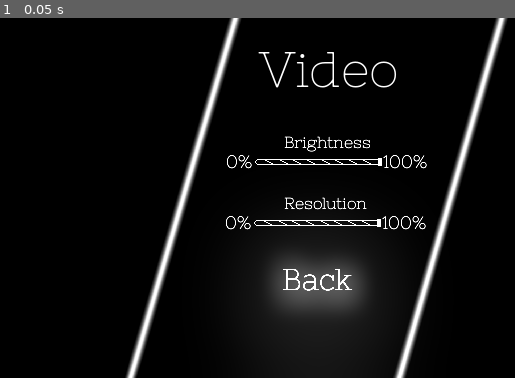
Above: before the commit, frame 1.
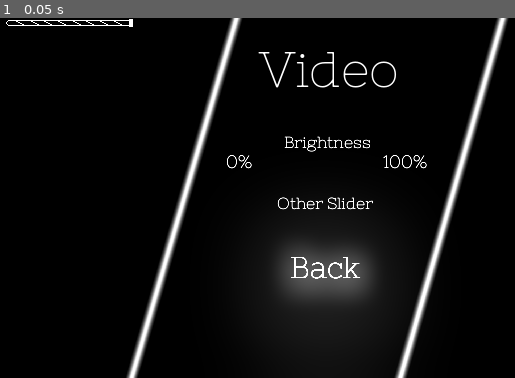
Above: after the commit, the same moment.

Repository: epimetheusgames/EyeSore
Game: Godot game, scene res://VideoMenu.tscn
Same seed, same stepped clock (60 frames per second), same inputs: the game is played once before the commit and once after it. This scene is started directly instead of the project's main scene.
Inputs:
- Up to frame 1 (0.05 s): no input

The runs differ from the first frame. In frame 1, 6.3% of the frame differs, in the area x 1-99%, y 0-100%.
Error after the commit: Invalid call. Nonexistent function 'Set_Screen_Brightness' in base 'Viewport'. (res://VideoMenu.gd:8)

Commit message:
Crudely added a brightness functionality (yummy rectangle), unsaved, and sliders are broken

Diff:
--- a/OGPC_Project_Native_Directory/MainMenu.tscn
+++ b/OGPC_Project_Native_Directory/MainMenu.tscn
@@ -12,30 +12,7 @@
 [sub_resource type="ShaderMaterial" id=2]
 shader = SubResource( 1 )
 
-[sub_resource type="Shader" id=3]
-code = "shader_type canvas_item;
-
-uniform float brightness = 0.5;
-uniform float contrast = 1.0;
-uniform float saturation = 1.0;
-
-uniform sampler2D vp;
-
-void fragment() {
-	vec3 c = textureLod(vp, SCREEN_UV, 0.0).rgb;
-
-        c.rgb = mix(vec3(0.0), c.rgb, brightness);
-        c.rgb = mix(vec3(0.5), c.rgb, contrast);
-        c.rgb = mix(vec3(dot(vec3(1.0), c.rgb)*0.33333), c.rgb, saturation);
-
-        COLOR.rgb = c;
-	}"
-
 [sub_resource type="ShaderMaterial" id=4]
-shader = SubResource( 3 )
-shader_param/brightness = 0.5
-shader_param/contrast = 1.0
-shader_param/saturation = 1.0
 
 [node name="MainMenuRootNode" type="Node2D"]
 pause_mode = 2
@@ -63,7 +40,14 @@
 [node name="Shooting_SFX_Player" parent="." instance=ExtResource( 6 )]
 bus = "SFX"
 
-[node name="ColorRect" type="ColorRect" parent="."]
+[node name="CanvasLayer" type="CanvasLayer" parent="."]
+layer = 9
+follow_viewport_enable = true
+
+[node name="ColorRect" type="ColorRect" parent="CanvasLayer"]
 material = SubResource( 4 )
-margin_right = 40.0
-margin_bottom = 40.0
+margin_left = -3058.0
+margin_top = -1819.0
+margin_right = 3689.0
+margin_bottom = 2313.0
+color = Color( 0, 0, 0, 0 )
--- a/OGPC_Project_Native_Directory/MainMenuHandler.gd
+++ b/OGPC_Project_Native_Directory/MainMenuHandler.gd
@@ -69,6 +69,9 @@
 	get_tree().paused = false
 	add_child(MenuOptions.instance())
 
+func Set_Screen_Brightness(brightness):
+	$CanvasLayer/ColorRect.color = Color(0, 0, 0, brightness)
+
 func Play_Grass_Area_Music():
 	$Grass_Area_Music_Player.play()
 
--- a/OGPC_Project_Native_Directory/MenuOptions.tscn
+++ b/OGPC_Project_Native_Directory/MenuOptions.tscn
@@ -25,10 +25,13 @@
 [sub_resource type="Environment" id=3]
 background_mode = 4
 glow_enabled = true
+glow_levels/1 = true
+glow_levels/2 = true
+glow_levels/4 = true
+glow_levels/6 = true
+glow_levels/7 = true
 glow_intensity = 0.1
 glow_blend_mode = 0
-glow_bicubic_upscale = true
-glow_high_quality = true
 adjustment_enabled = true
 adjustment_saturation = 0.01
 
@@ -75,11 +78,10 @@
 [node name="WorldEnvironment" type="WorldEnvironment" parent="."]
 environment = SubResource( 3 )
 
-[node name="Camera2D" type="Camera2D" parent="."]
-z_index = -6
-current = true
-zoom = Vector2( 5, 5 )
-
 [node name="Load_Functionality" type="Node2D" parent="."]
 script = ExtResource( 3 )
 load_saved_game = false
+
+[node name="Camera2D" type="Camera2D" parent="."]
+current = true
+zoom = Vector2( 5, 5 )
--- a/OGPC_Project_Native_Directory/OptionsMenu.tscn
+++ b/OGPC_Project_Native_Directory/OptionsMenu.tscn
@@ -8,18 +8,6 @@
 
 [sub_resource type="ShaderMaterial" id=2]
 shader = SubResource( 1 )
-
-[sub_resource type="ProceduralSky" id=10]
-
-[sub_resource type="Environment" id=3]
-background_mode = 2
-background_sky = SubResource( 10 )
-glow_enabled = true
-glow_intensity = 0.1
-glow_blend_mode = 0
-glow_hdr_luminance_cap = 16.83
-glow_bicubic_upscale = true
-glow_high_quality = true
 
 [sub_resource type="DynamicFont" id=9]
 size = 250
@@ -45,6 +33,21 @@
 size = 180
 font_data = ExtResource( 1 )
 
+[sub_resource type="Environment" id=10]
+background_mode = 4
+glow_enabled = true
+glow_levels/1 = true
+glow_levels/2 = true
+glow_levels/4 = true
+glow_levels/6 = true
+glow_levels/7 = true
+glow_intensity = 0.1
+glow_blend_mode = 0
+glow_bicubic_upscale = true
+glow_high_quality = true
+adjustment_enabled = true
+adjustment_saturation = 0.01
+
 [node name="OptionsMenu" type="Node2D"]
 material = SubResource( 2 )
 script = ExtResource( 2 )
@@ -55,9 +58,6 @@
 texture = ExtResource( 3 )
 offset = Vector2( 1640.27, 234.06 )
 
-[node name="WorldEnvironment" type="WorldEnvironment" parent="."]
-environment = SubResource( 3 )
-
 [node name="Title" type="Label" parent="."]
 margin_left = 255.0
 margin_top = -430.0
@@ -67,7 +67,7 @@
 text = "Settings"
 
 [node name="Label" type="Label" parent="."]
-modulate = Color( 2, 2, 2, 1 )
+modulate = Color( 2.00392, 2, 2, 1 )
 margin_left = 96.0
 margin_top = -63.0
 margin_right = 1496.0
@@ -118,3 +118,6 @@
 position = Vector2( 649, 336 )
 current = true
 zoom = Vector2( 5, 5 )
+
+[node name="WorldEnvironment" type="WorldEnvironment" parent="."]
+environment = SubResource( 10 )
--- a/OGPC_Project_Native_Directory/Player.tscn
+++ b/OGPC_Project_Native_Directory/Player.tscn
@@ -18,21 +18,6 @@
 atlas = ExtResource( 6 )
 region = Rect2( 192, 0, 16, 16 )
 
-[sub_resource type="AtlasTexture" id=87]
-flags = 1
-atlas = ExtResource( 12 )
-region = Rect2( 0, 0, 16, 16 )
-
-[sub_resource type="AtlasTexture" id=88]
-flags = 1
-atlas = ExtResource( 12 )
-region = Rect2( 16, 0, 16, 16 )
-
-[sub_resource type="AtlasTexture" id=89]
-flags = 1
-atlas = ExtResource( 12 )
-region = Rect2( 32, 0, 16, 16 )
-
 [sub_resource type="AtlasTexture" id=85]
 flags = 1
 atlas = ExtResource( 6 )
@@ -192,36 +177,6 @@
 flags = 1
 atlas = ExtResource( 6 )
 region = Rect2( 176, 0, 16, 16 )
-
-[sub_resource type="AtlasTexture" id=78]
-flags = 1
-atlas = ExtResource( 11 )
-region = Rect2( 0, 0, 16, 16 )
-
-[sub_resource type="AtlasTexture" id=79]
-flags = 1
-atlas = ExtResource( 11 )
-region = Rect2( 16, 0, 16, 16 )
-
-[sub_resource type="AtlasTexture" id=80]
-flags = 1
-atlas = ExtResource( 11 )
-region = Rect2( 32, 0, 16, 16 )
-
-[sub_resource type="AtlasTexture" id=90]
-flags = 1
-atlas = ExtResource( 12 )
-region = Rect2( 48, 0, 16, 16 )
-
-[sub_resource type="AtlasTexture" id=91]
-flags = 1
-atlas = ExtResource( 12 )
-region = Rect2( 64, 0, 16, 16 )
-
-[sub_resource type="AtlasTexture" id=92]
-flags = 1
-atlas = ExtResource( 12 )
-region = Rect2( 80, 0, 16, 16 )
 
 [sub_resource type="SpriteFrames" id=1]
 animations = [ {
@@ -229,27 +184,22 @@
 "loop": true,
 "name": "Idle_Left",
 "speed": 5.0
+}, {
+"frames": [ SubResource( 85 ) ],
+"loop": true,
+"name": "Idle_Right",
+"speed": 5.0
+}, {
+"frames": [ SubResource( 78 ), SubResource( 79 ), SubResource( 80 ) ],
+"loop": false,
+"name": "Jumping_Center",
+"speed": 15.0
 }, {
 "frames": [ SubResource( 87 ), SubResource( 88 ), SubResource( 89 ) ],
 "loop": false,
 "name": "Jumping_Left",
 "speed": 15.0
 }, {
-"frames": [ SubResource( 85 ) ],
-"loop": true,
-"name": "Idle_Right",
-"speed": 5.0
-}, {
-"frames": [ SubResource( 78 ), SubResource( 79 ), SubResource( 80 ) ],
-"loop": false,
-"name": "Jumping_Center",
-"speed": 15.0
-}, {
-"frames": [ SubResource( 87 ), SubResource( 88 ), SubResource( 89 ) ],
-"loop": false,
-"name": "Jumping_Left",
-"speed": 15.0
-}, {
 "frames": [ SubResource( 90 ), SubResource( 91 ), SubResource( 92 ) ],
 "loop": false,
 "name": "Jumping_Right",
@@ -264,16 +214,6 @@
 "loop": true,
 "name": "Walking_Right",
 "speed": 14.0
-}, {
-"frames": [ SubResource( 78 ), SubResource( 79 ), SubResource( 80 ) ],
-"loop": false,
-"name": "Jumping_Center",
-"speed": 15.0
-}, {
-"frames": [ SubResource( 90 ), SubResource( 91 ), SubResource( 92 ) ],
-"loop": false,
-"name": "Jumping_Right",
-"speed": 15.0
 } ]
 
 [node name="Player_Body" type="KinematicBody2D"]
--- a/OGPC_Project_Native_Directory/Slider.gd
+++ b/OGPC_Project_Native_Directory/Slider.gd
@@ -2,7 +2,7 @@
 
 
 func get_value():
-	return $HSlider.value
+	return $CanvasLayer/HSlider.value
 
 func set_value(value):
-	$HSlider.value = value
+	$CanvasLayer/HSlider.value = value
--- a/OGPC_Project_Native_Directory/Slider.tscn
+++ b/OGPC_Project_Native_Directory/Slider.tscn
@@ -4,6 +4,11 @@
 [ext_resource path="res://AudioAssets/OGPC-Slider-Tick.png" type="Texture" id=2]
 [ext_resource path="res://Fonts/PTMono-Regular.ttf" type="DynamicFontData" id=3]
 [ext_resource path="res://Slider.gd" type="Script" id=4]
+
+[sub_resource type="DynamicFont" id=4]
+size = 18
+outline_color = Color( 2, 2, 2, 1 )
+font_data = ExtResource( 3 )
 
 [sub_resource type="StyleBoxTexture" id=1]
 texture = ExtResource( 1 )
@@ -13,27 +18,8 @@
 
 [sub_resource type="StyleBoxTexture" id=3]
 
-[sub_resource type="DynamicFont" id=4]
-size = 18
-outline_color = Color( 2, 2, 2, 1 )
-font_data = ExtResource( 3 )
-
 [node name="Slider" type="Node2D"]
 script = ExtResource( 4 )
-
-[node name="HSlider" type="HSlider" parent="."]
-margin_left = 19.0
-margin_top = -1.0
-margin_right = 147.0
-margin_bottom = 11.0
-custom_icons/grabber_highlight = ExtResource( 2 )
-custom_icons/grabber = ExtResource( 2 )
-custom_styles/slider = SubResource( 1 )
-custom_styles/grabber_area_highlight = SubResource( 2 )
-custom_styles/grabber_area = SubResource( 3 )
-value = 100.0
-allow_greater = true
-allow_lesser = true
 
 [node name="Label" type="Label" parent="."]
 modulate = Color( 2, 2, 2, 1 )
@@ -54,3 +40,21 @@
 rect_pivot_offset = Vector2( -179, -41 )
 custom_fonts/font = SubResource( 4 )
 text = "100%"
+
+[node name="CanvasLayer" type="CanvasLayer" parent="."]
+layer = 10
+follow_viewport_enable = true
+
+[node name="HSlider" type="HSlider" parent="CanvasLayer"]
+margin_left = 19.0
+margin_top = -1.0
+margin_right = 147.0
+margin_bottom = 11.0
+custom_icons/grabber_highlight = ExtResource( 2 )
+custom_icons/grabber = ExtResource( 2 )
+custom_styles/slider = SubResource( 1 )
+custom_styles/grabber_area_highlight = SubResource( 2 )
+custom_styles/grabber_area = SubResource( 3 )
+value = 100.0
+allow_greater = true
+allow_lesser = true
--- a/OGPC_Project_Native_Directory/VideoMenu.gd
+++ b/OGPC_Project_Native_Directory/VideoMenu.gd
@@ -4,3 +4,5 @@
 func _process(delta):
 	if Input.is_action_just_pressed("ui_accept"):
 		get_parent().Open_Options_Menu(self)
+
+	get_parent().Set_Screen_Brightness($Slider.get_value()/100)
--- a/OGPC_Project_Native_Directory/VideoMenu.tscn
+++ b/OGPC_Project_Native_Directory/VideoMenu.tscn
@@ -29,7 +29,7 @@
 script = ExtResource( 4 )
 
 [node name="OgpcMainMenuBackgroundSpriteBlurred" type="Sprite" parent="."]
-position = Vector2( -263.598, 92.8948 )
+position = Vector2( -265, 100 )
 scale = Vector2( 0.3625, 0.365741 )
 texture = ExtResource( 2 )
 offset = Vector2( 1640.27, 234.06 )
@@ -48,10 +48,10 @@
 
 [node name="Label2" type="Label" parent="."]
 modulate = Color( 4, 4, 4, 1 )
-margin_left = 159.0
-margin_top = 244.0
-margin_right = 504.0
-margin_bottom = 317.0
+margin_left = 167.0
+margin_top = 232.0
+margin_right = 512.0
+margin_bottom = 305.0
 custom_fonts/font = SubResource( 3 )
 text = "Back
 "
@@ -74,11 +74,8 @@
 margin_right = 440.402
 margin_bottom = 194.895
 custom_fonts/font = SubResource( 4 )
-text = "Resolution"
+text = "Other Slider"
 align = 1
 
 [node name="Slider" parent="." instance=ExtResource( 3 )]
 position = Vector2( 249.402, 138.895 )
-
-[node name="Slider2" parent="." instance=ExtResource( 3 )]
-position = Vector2( 248.402, 199.895 )
Not shown: 1 places in OGPC_Project_Native_Directory/MainMenu.tscn that only renumber resources
Not shown: 1 places in OGPC_Project_Native_Directory/OptionsMenu.tscn that only renumber resources
